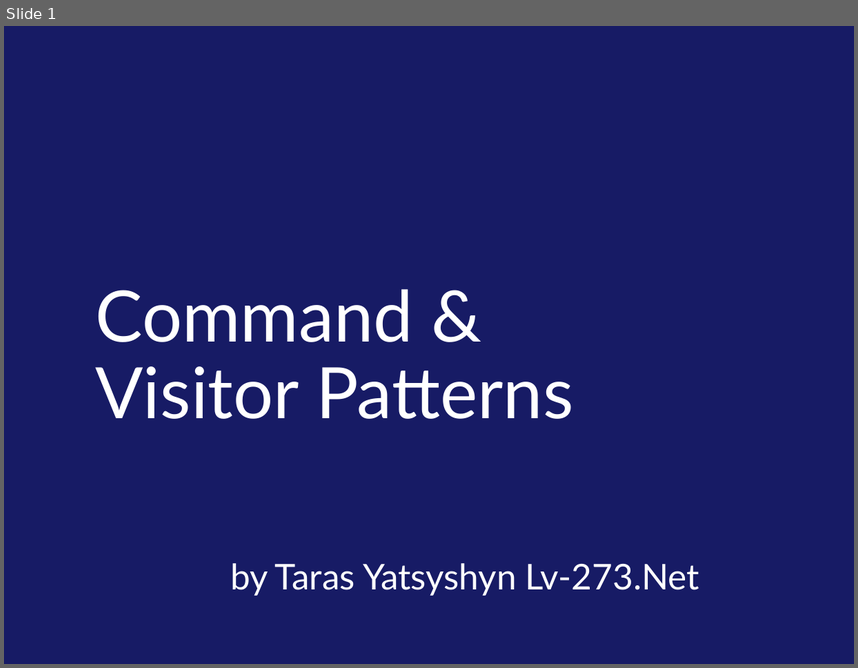
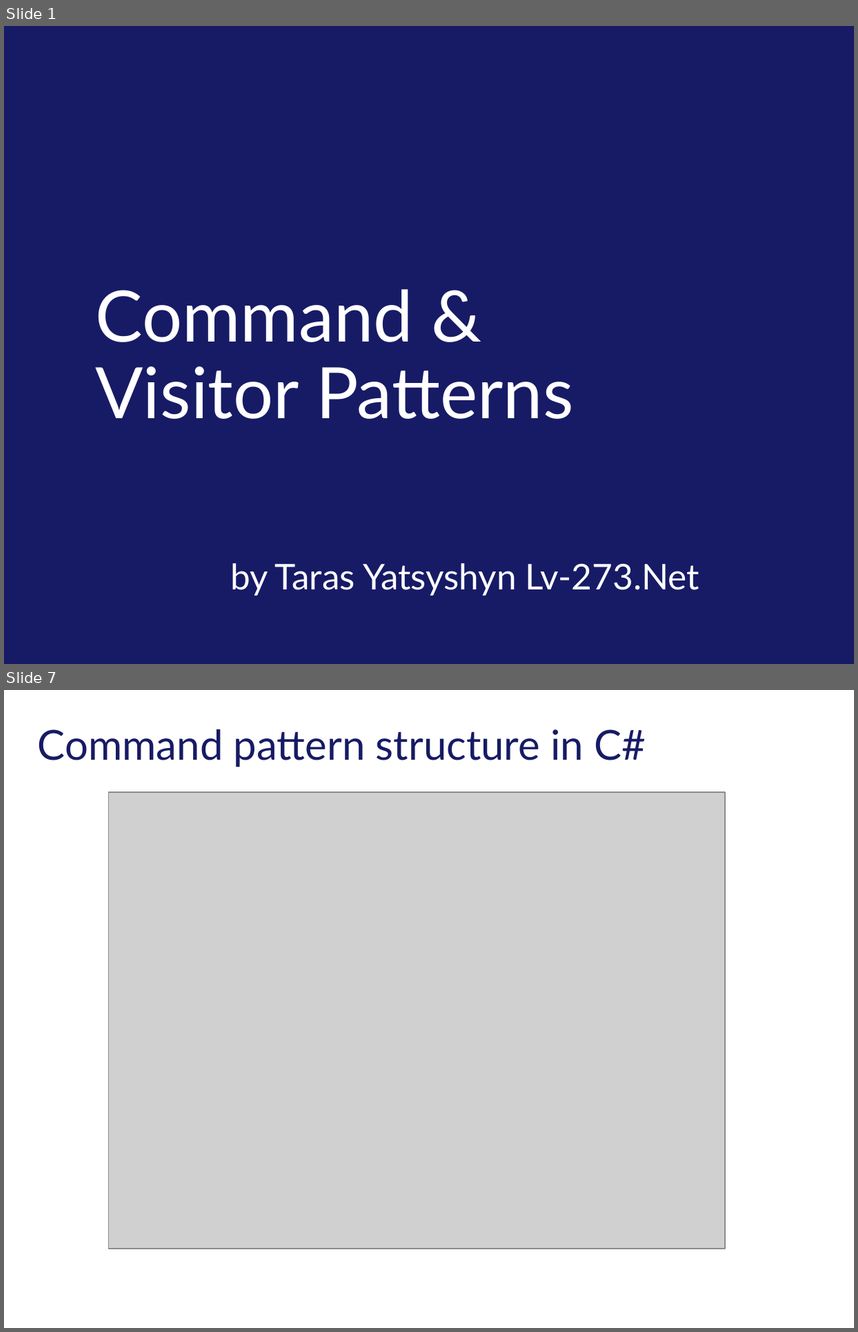
Before and after one commit to tarasiscom/Lv-273, a slide deck: education/Command and Visitor patterns.pptx. Shown one above the other, each under a label of ours: slide 1 before the commit, slides 1 and 7 after it; the slides between them are not shown. The pictures are 858x668 and 858x1332 pixels, drawn with LibreOffice and Linux fonts; fonts in the diff are those of the drawing; grey boxes stand for pictures; background and template pictures are left out. Boxes give left, top, right and bottom in pixels: in the first picture for what was removed or moved away, otherwise in the second. Text is boxed around its words. In the diff, an @@ line names an element or a change of style, - is before the commit and + after.

Commit message:
Command pattern v.1.1

```diff
--- a/education/Command and Visitor patterns.pptx
+++ b/education/Command and Visitor patterns.pptx
@@ slide 7 added at [4, 690, 854, 1328], background #FFFFFF @@
@@ title added at [38, 729, 646, 767], 35 pt, text #171B65 @@
+Command pattern structure in C#
@@ picture added at [109, 792, 725, 1248] @@
```
Also in this commit, not shown: 4 slides changed, 8 other slides added, 3 slides removed.
